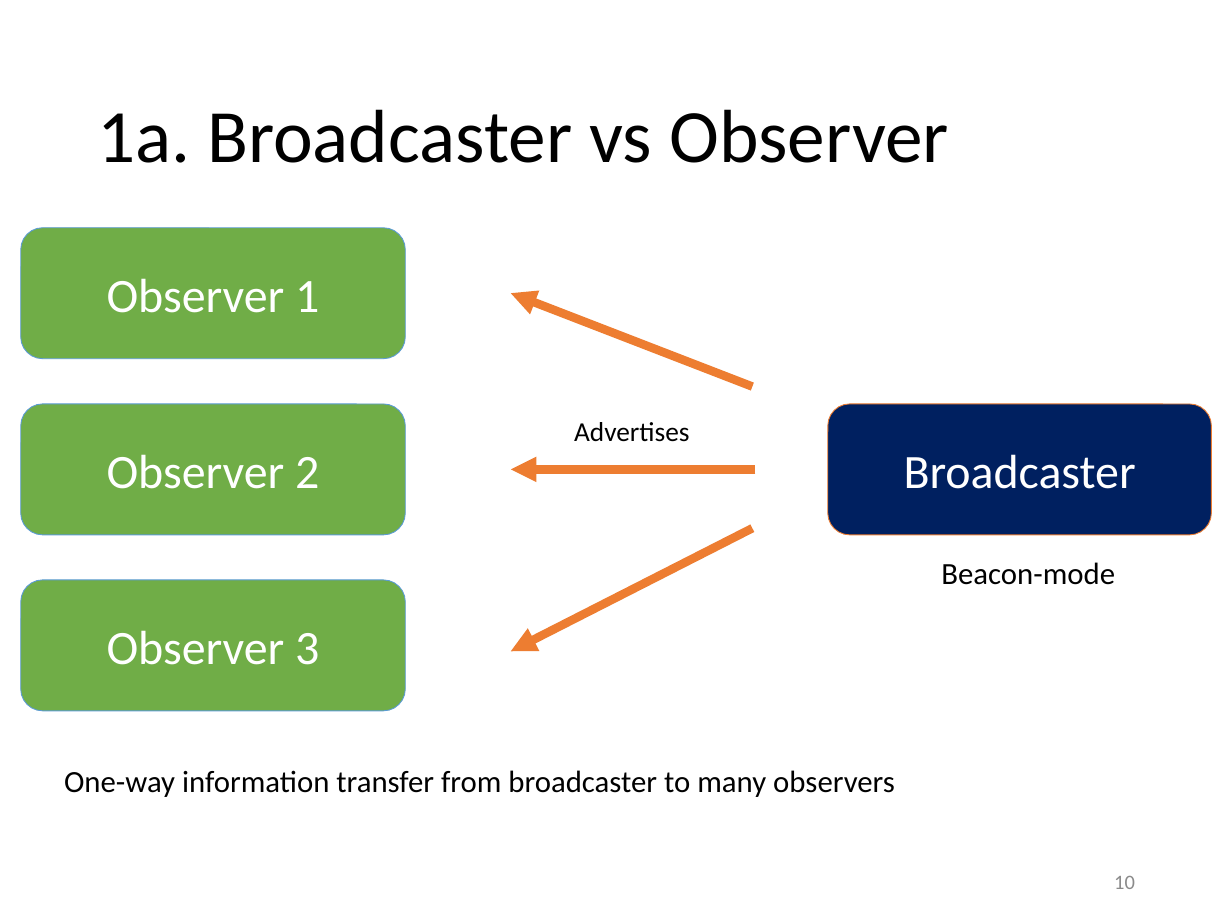
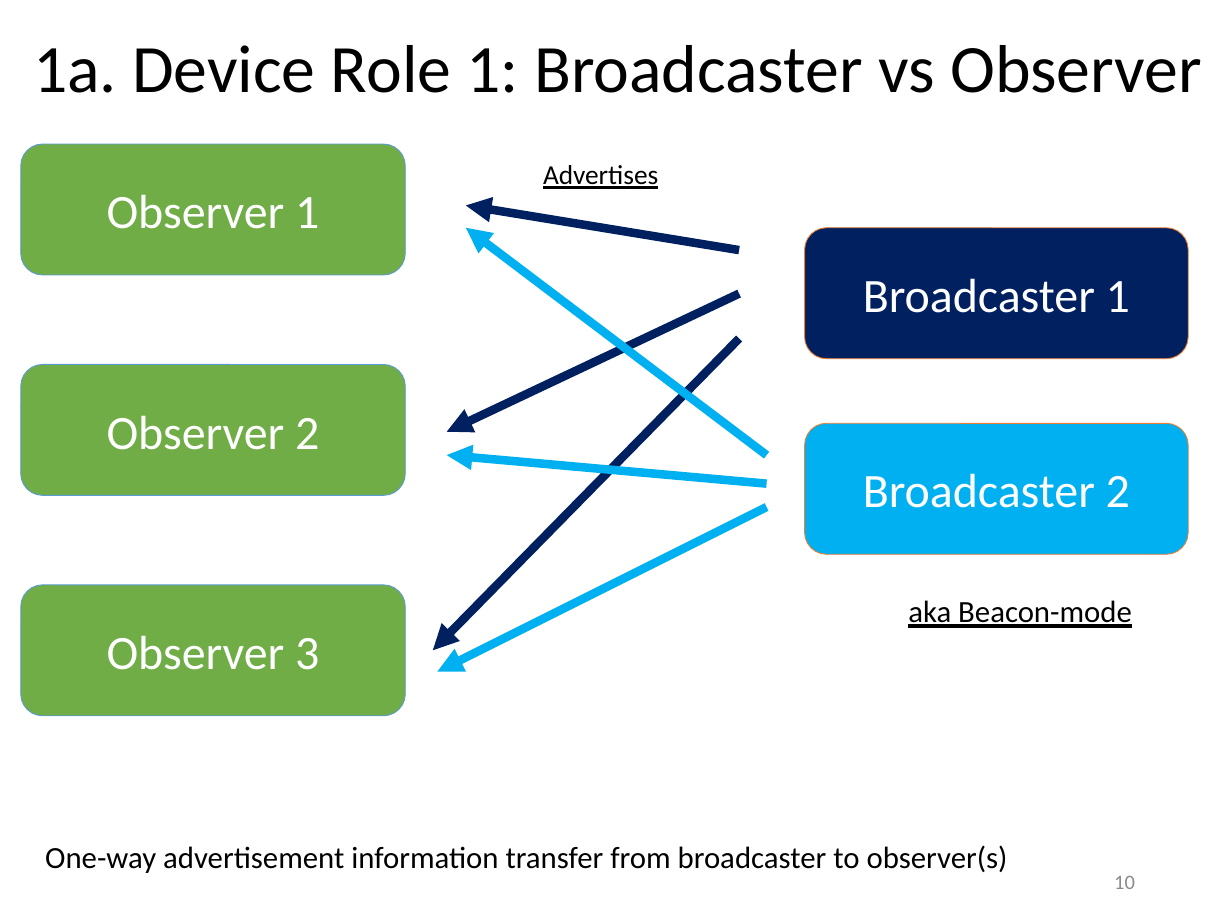
Before and after one commit to yeokm1/intro-to-ble, a slide deck: slide 10 of intro to ble.pptx. Drawn at 1232x924 pixels with LibreOffice and Linux fonts; fonts in the diff are those of the drawing. Boxes give left, top, right and bottom in pixels: in the first picture for what was removed or moved away, otherwise in the second. Text is boxed around its words. In the diff, an @@ line names an element or a change of style, - is before the commit and + after.

```diff
--- a/intro to ble.pptx
+++ b/intro to ble.pptx
@@ title at (33, 45, 1202, 93): text changed; size 44 to 39.6 pt @@
-1a. Broadcaster vs Observer
+1a. Device Role 1: Broadcaster vs Observer
@@ rounded rectangle "Observer 1": place and size @@
-rounded rectangle "Observer 1" at (21, 228, 405, 359)
+rounded rectangle "Observer 1" at (21, 144, 405, 275)
@@ text "Advertises": place and size @@
-text "Advertises" at (574, 422, 689, 442)
+text "Advertises" at (543, 165, 658, 189)
@@ text "Advertises" at (543, 165, 658, 189): underline on @@
@@ arrow moved from (753, 387) - (511, 293) to (739, 250) - (466, 206) @@
@@ arrow (739, 250) - (466, 206): stroke #ED7D31 5 pt to #002060 5 pt @@
@@ arrow added from (766, 455) to (466, 228), #00B0F0 5 pt @@
@@ rounded rectangle "Broadcaster 1": place and size @@
-rounded rectangle "Broadcaster 1" at (828, 404, 1211, 535)
+rounded rectangle "Broadcaster 1" at (804, 228, 1188, 359)
@@ arrow moved from (755, 469) - (511, 469) to (739, 293) - (447, 431) @@
@@ arrow (739, 293) - (447, 431): stroke #ED7D31 5 pt to #002060 5 pt @@
@@ text in rounded rectangle at (863, 278, 1130, 313): text changed @@
-Broadcaster
+Broadcaster 1
@@ arrow moved from (753, 529) - (511, 652) to (739, 339) - (432, 650) @@
@@ arrow (739, 339) - (432, 650): stroke #ED7D31 5 pt to #002060 5 pt @@
@@ rounded rectangle "Observer 2": place and size @@
-rounded rectangle "Observer 2" at (21, 404, 405, 535)
+rounded rectangle "Observer 2" at (21, 365, 405, 495)
@@ rounded rectangle added at (804, 424, 1188, 554), fill #00B0F0, outline #ED7D31 0.5 pt, 28 pt, text #FFFFFF @@
+Broadcaster 2
@@ arrow added from (766, 484) to (447, 455), #00B0F0 5 pt @@
@@ arrow added from (766, 508) to (437, 671), #00B0F0 5 pt @@
@@ rounded rectangle "Observer 3": place and size @@
-rounded rectangle "Observer 3" at (21, 580, 405, 711)
+rounded rectangle "Observer 3" at (21, 585, 405, 716)
@@ text at (908, 600, 1132, 628): text changed @@
-Beacon-mode
+aka Beacon-mode
@@ text at (45, 845, 1008, 873): text changed @@
-One-way information transfer from broadcaster to many observers
+One-way advertisement information transfer from broadcaster to observer(s)
```
Also in this commit, not shown: 5 other slides changed, 1 other file.
